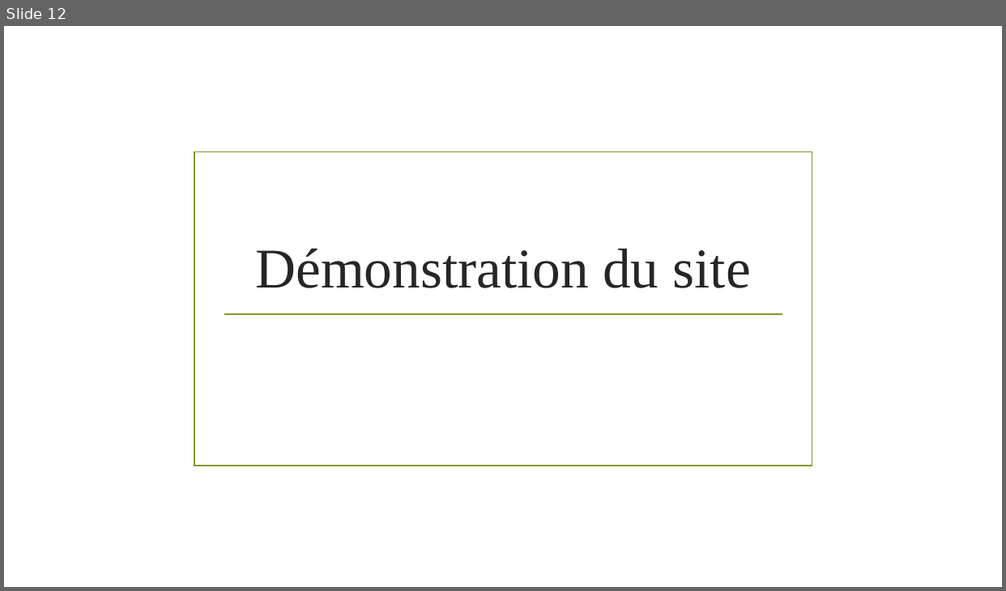
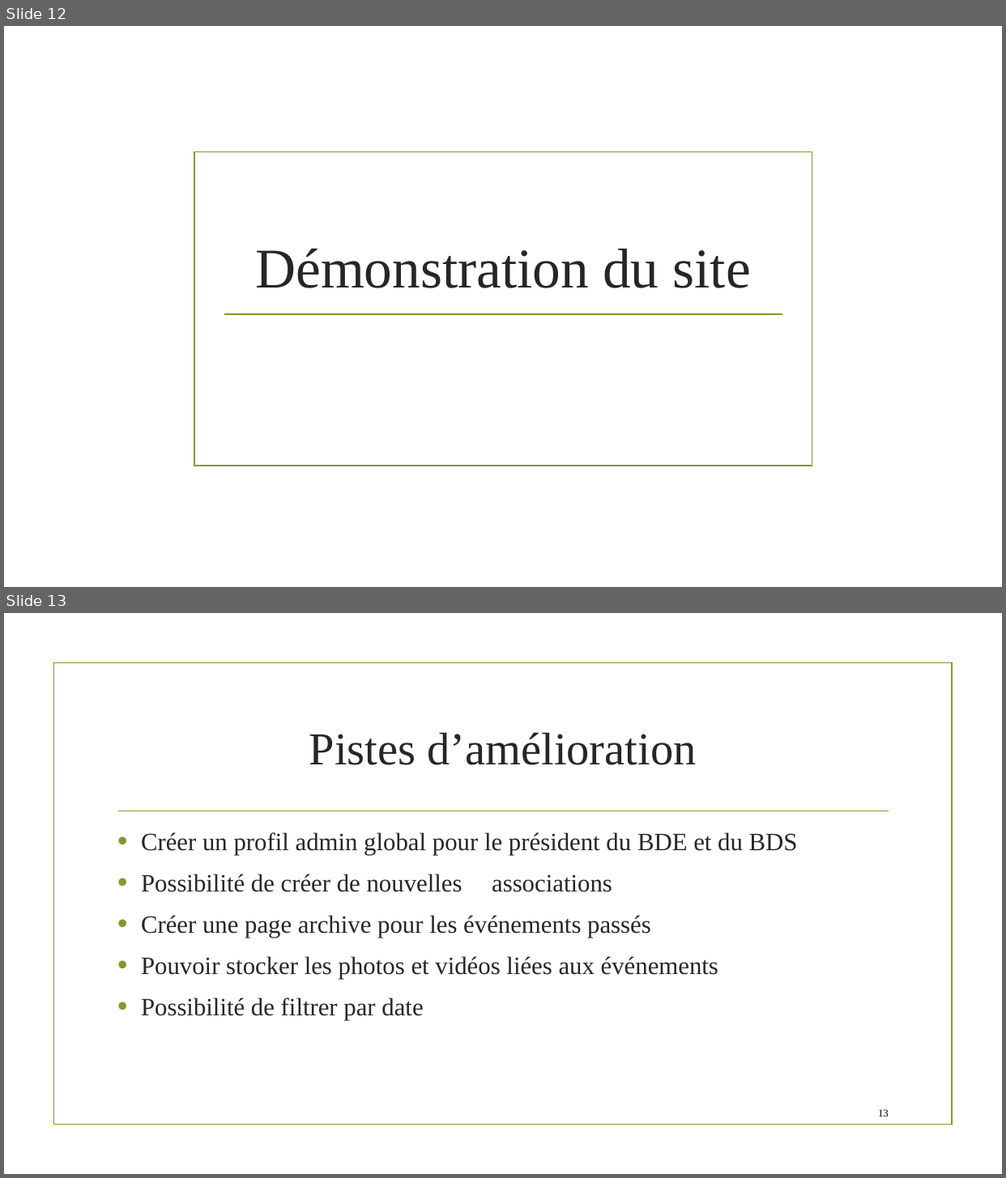
Before and after one commit to h17278/R3L, a slide deck: Presentation Projet HEIvents.pptx. Shown one above the other, each under a label of ours: slide 12 before the commit, slides 12 and 13 after it. The pictures are 1006x591 and 1006x1178 pixels, drawn with LibreOffice and Linux fonts; fonts in the diff are those of the drawing; background and template pictures are left out. Boxes give left, top, right and bottom in pixels: in the first picture for what was removed or moved away, otherwise in the second. Text is boxed around its words. In the diff, an @@ line names an element or a change of style, - is before the commit and + after.

```diff
--- a/Presentation Projet HEIvents.pptx
+++ b/Presentation Projet HEIvents.pptx
@@ slide 13 added at box(4, 613, 1002, 1174), background picture (left out) @@
@@ rectangle added at box(53, 663, 952, 1125), outline #83992A 1.25 pt @@
@@ title added at box(309, 732, 696, 765), 44 pt, text #262626 @@
+Pistes d’amélioration
@@ line added from (118, 811) to (889, 811), #83992A 1.25 pt @@
@@ text added at box(141, 833, 798, 1020), 24 pt, text #262626 @@
+• Créer un profil admin global pour le président du BDE et du BDS
+• Possibilité de créer de nouvelles associations
+• Créer une page archive pour les événements passés
+• Pouvoir stocker les photos et vidéos liées aux événements
+• Possibilité de filtrer par date
@@ page number added at box(878, 1110, 889, 1117), 10 pt, text #000000 @@
+13
```
Also in this commit, not shown: 3 other files.
